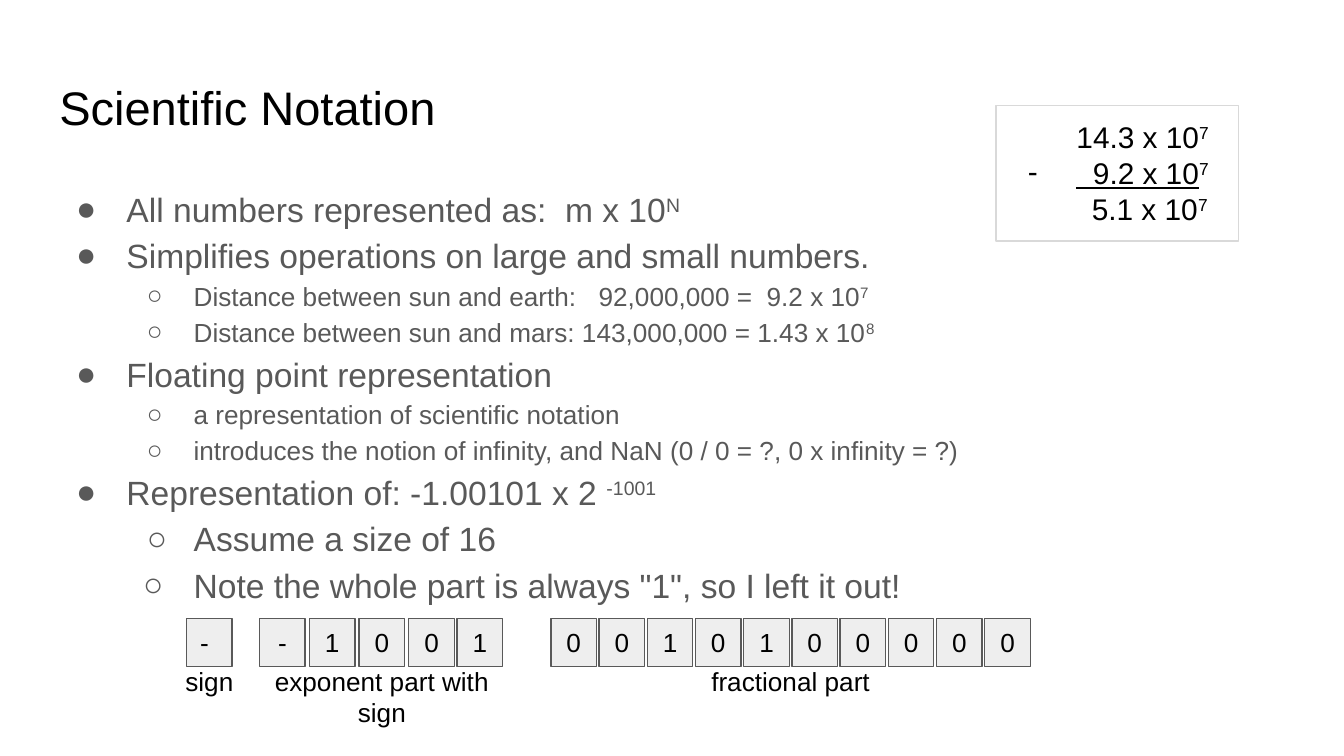
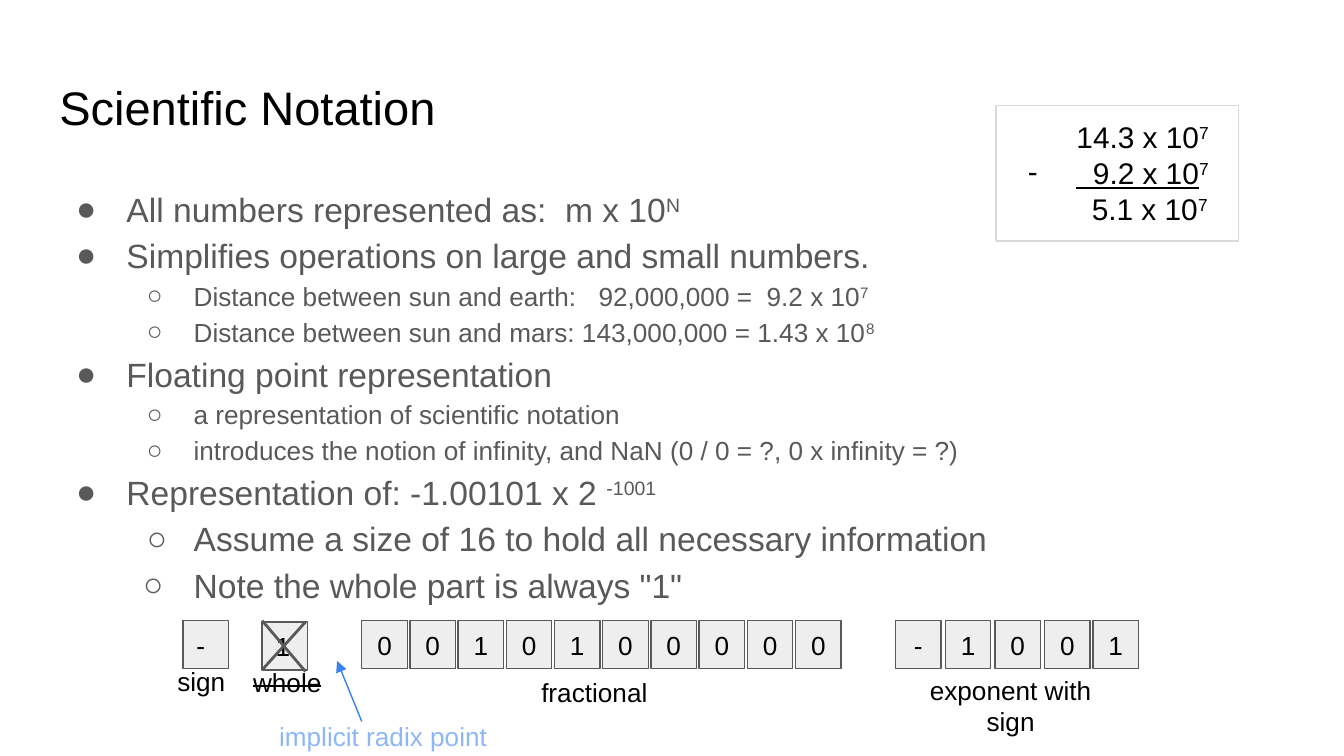
Before and after one commit to sgarcia0206/comp122-f23, a slide deck: slide 2 of format-encodings/slide_presentations/.hidden/floating-point-encoding.pptx. Drawn at 1344x756 pixels with LibreOffice and Linux fonts; fonts in the diff are those of the drawing. Boxes give left, top, right and bottom in pixels: in the first picture for what was removed or moved away, otherwise in the second. Text is boxed around its words. In the diff, an @@ line names an element or a change of style, - is before the commit and + after.

Commit message:
updated slides

```diff
--- a/format-encodings/slide_presentations/.hidden/floating-point-encoding.pptx
+++ b/format-encodings/slide_presentations/.hidden/floating-point-encoding.pptx
@@ text at (x1=194, y1=526, x2=987, y2=604): text changed @@
-  ○ Assume a size of 16
-  ○ Note the whole part is always "1", so I left it out!
+  ○ Assume a size of 16 to hold all necessary information
+  ○ Note the whole part is always "1"
@@ rectangle "-" moved from (x1=187, y1=618, x2=233, y2=667) to (x1=183, y1=621, x2=228, y2=669) @@
@@ rectangle added at (x1=262, y1=622, x2=308, y2=671), fill #EEEEEE, outline #595959 0.75 pt, 14 pt, text #000000 @@
+1
@@ line added from (262, 621) to (305, 672), #595959 1.5 pt @@
@@ line added from (305, 622) to (262, 671), #595959 1.5 pt @@
@@ 10 rectangles moved together from (x1=551, y1=618, x2=1031, y2=667) to (x1=362, y1=621, x2=841, y2=669) @@
@@ 5 rectangles moved together from (x1=259, y1=618, x2=503, y2=667) to (x1=895, y1=621, x2=1138, y2=669) @@
@@ text "sign" moved from (x1=185, y1=672, x2=233, y2=697) to (x1=177, y1=672, x2=225, y2=697) @@
@@ text added at (x1=253, y1=671, x2=321, y2=693), 14 pt, text #000000, strikethrough @@
+whole
@@ arrow added from (362, 722) to (337, 661), #3C81F3 0.75 pt @@
@@ text at (x1=541, y1=683, x2=647, y2=703): text changed @@
-fractional part
+fractional
@@ text at (x1=930, y1=681, x2=1092, y2=737): text changed @@
-exponent part with sign
+exponent with sign
@@ text added at (x1=279, y1=727, x2=487, y2=751), 14 pt, text #8EB6F8 @@
+implicit radix point
```
Also in this commit, not shown: 2 other files.
